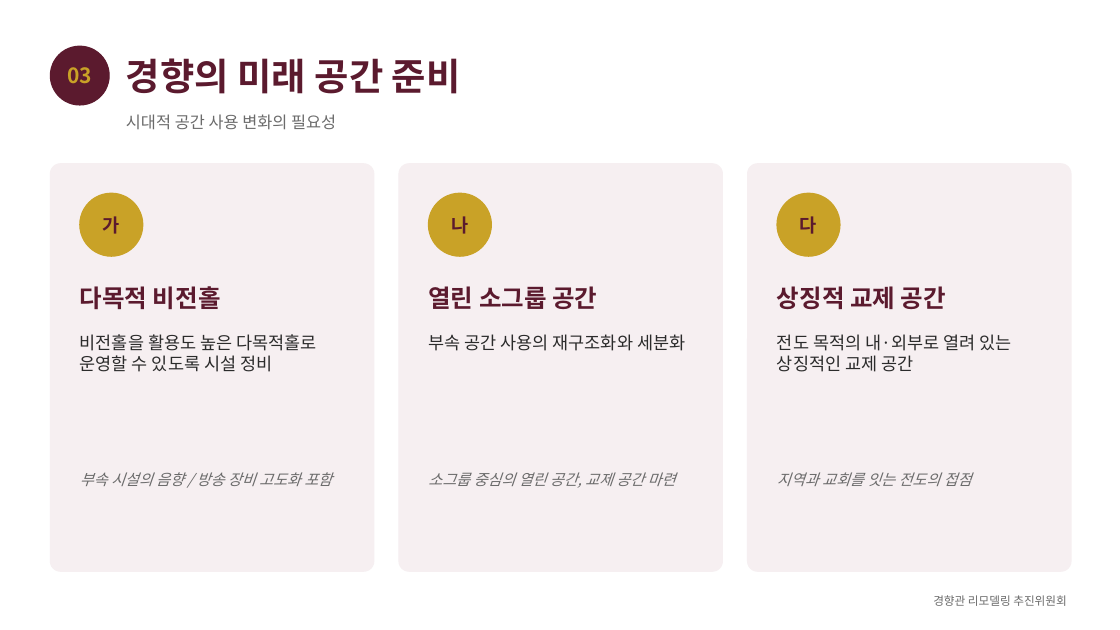
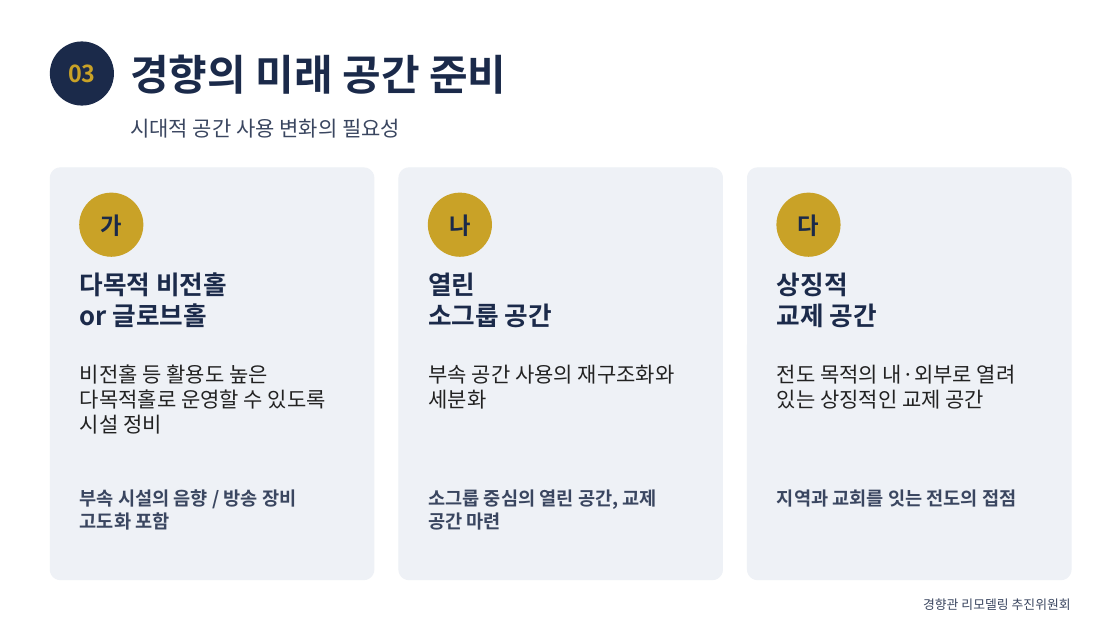
Before and after one commit to kgsdoing21-lab/-, a slide deck: slide 4 of 경향관_리모델링_추진위원회.pptx. Drawn at 1120x630 pixels with LibreOffice and Linux fonts; fonts in the diff are those of the drawing. Boxes give left, top, right and bottom in pixels: in the first picture for what was removed or moved away, otherwise in the second. Text is boxed around its words. In the diff, an @@ line names an element or a change of style, - is before the commit and + after.

```diff
--- a/경향관_리모델링_추진위원회.pptx
+++ b/경향관_리모델링_추진위원회.pptx
@@ text "03" at <box>68,64,96,83</box>: size 18 to 20 pt @@
@@ ellipse: place and size @@
-ellipse at <box>50,46,109,105</box>
+ellipse at <box>50,42,113,105</box>
@@ ellipse at <box>50,42,113,105</box>: fill #5B1A2E to #1B2A4A; outline #5B1A2E 1 pt to #1B2A4A 1 pt @@
@@ text "경향의 미래 공간 준비" at <box>130,54,506,94</box>: size 32 to 36 pt, text colour #5B1A2E to #1B2A4A @@
@@ text "시대적 공간 사용 변화의 필요성" at <box>130,118,400,138</box>: size 14 to 18 pt, text colour #6B6B6B to #3A4660 @@
@@ rounded rectangle: place and size @@
-rounded rectangle at <box>50,164,374,571</box>
+rounded rectangle at <box>50,168,374,580</box>
@@ rounded rectangle: place and size @@
-rounded rectangle at <box>399,164,723,571</box>
+rounded rectangle at <box>399,168,723,580</box>
@@ fill #F6EFF1 to #EEF1F6; outline #F6EFF1 1 pt to #EEF1F6 1 pt in 3 elements at <box>50,168,374,580</box>, <box>399,168,723,580</box>, <box>748,168,1071,580</box> @@
@@ rounded rectangle: place and size @@
-rounded rectangle at <box>748,164,1071,571</box>
+rounded rectangle at <box>748,168,1071,580</box>
@@ size 16 to 20 pt, text colour #5B1A2E to #1B2A4A in 3 elements at <box>101,214,122,236</box>, <box>449,214,470,236</box>, <box>798,214,819,236</box> @@
@@ vertical alignment middle to top in 3 elements at <box>428,272,552,328</box>, <box>777,272,877,328</box>, <box>80,272,227,327</box> @@
@@ text "다목적 비전홀": place and size @@
-text "다목적 비전홀" at <box>80,286,221,310</box>
+text "다목적 비전홀" at <box>80,272,227,327</box>
@@ text at <box>80,272,227,297</box>: size 21 to 22 pt, text colour #5B1A2E to #1B2A4A in "다목적 비전홀" @@
@@ text at <box>428,272,552,328</box>: text changed; size 21 to 22 pt; text colour #5B1A2E to #1B2A4A @@
-열린 소그룹 공간
+열린
+소그룹 공간
@@ text at <box>777,272,877,328</box>: text changed; size 21 to 22 pt; text colour #5B1A2E to #1B2A4A @@
-상징적 교제 공간
+상징적
+교제 공간
@@ text at <box>80,303,207,327</box>: paragraph added @@
+or 글로브홀
@@ text at <box>80,364,326,434</box>: text changed; size 15 to 18 pt; text colour #2B2B2B to #222222 @@
-비전홀을 활용도 높은 다목적홀로 운영할 수 있도록 시설 정비
+비전홀 등 활용도 높은 다목적홀로 운영할 수 있도록 시설 정비
@@ text "부속 공간 사용의 재구조화와 세분화": place and size @@
-text "부속 공간 사용의 재구조화와 세분화" at <box>428,334,685,351</box>
+text "부속 공간 사용의 재구조화와 세분화" at <box>428,364,675,409</box>
@@ text "부속 공간 사용의 재구조화와 세분화" at <box>428,364,675,409</box>: size 15 to 18 pt, text colour #2B2B2B to #222222 @@
@@ text "전도 목적의 내·외부로 열려 있는 ...": place and size @@
-text "전도 목적의 내·외부로 열려 있는 ..." at <box>777,334,1011,372</box>
+text "전도 목적의 내·외부로 열려 있는 ..." at <box>777,364,1016,409</box>
@@ text "전도 목적의 내·외부로 열려 있는 ..." at <box>777,364,1016,409</box>: size 15 to 18 pt, text colour #2B2B2B to #222222 @@
@@ 3 texts: place and size @@
-3 texts at <box>80,472,972,488</box>
+3 texts at <box>80,489,1016,530</box>
@@ size 13 to 16 pt, text colour #6B6B6B to #3A4660, bold on, italic off in 3 elements at <box>80,489,296,530</box>, <box>428,489,657,530</box>, <box>777,489,1016,507</box> @@
@@ text "경향관 리모델링 추진위원회" at <box>923,598,1071,610</box>: size 10 to 11 pt, text colour #6B6B6B to #3A4660 @@
```
Also in this commit, not shown: 4 other slides changed.
